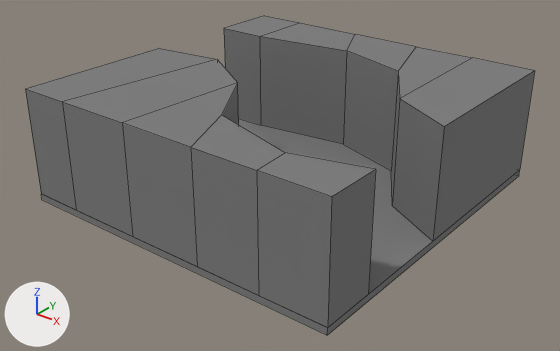
What one commit did to the FBX model Assets/Art/Models/Tiles/MDL_I-Floor_2.fbx.
The view is the same before and after, from a camera (50 mm lens) standing at (18.9, -24.2, 15.5) and looking at (0.2, -0.8, 0.9). Arrows for +X, +Y and +Z are at lower left; the lights stay in place. The first picture is the older version. Mesh edges are drawn as thin lines. Where no turn or scale is listed for an object, it has been applied to the vertices.

The scene before the commit, as lines of its bpy script (objects in view):
```python
me_cube = bpy.data.meshes.new('Cube')
me_cube.from_pydata(...)  # a box spanning x -7.5..7.5, y -7.5..7.5, z 0.0..0.3
me_cube.materials.append(mat_grey)  # grey #7b7b7b
me_cube_002 = bpy.data.meshes.new('Cube.002')
me_cube_002.from_pydata(...)  # 24 vertices, 18 faces; spans x -7.4..7.6, y -0.6..7.5, z 0.3..5.0
me_cube_002.materials.append(mat_grey)  # grey #7b7b7b
me_cube_011 = bpy.data.meshes.new('Cube.011')
me_cube_011.from_pydata(...)  # 24 vertices, 18 faces; spans x -7.4..7.6, y -7.5..0.2, z 0.3..5.0
me_cube_011.materials.append(mat_grey)  # grey #7b7b7b
ob_floor = bpy.data.objects.new('Floor', me_cube)
ob_floor.location = (0.0, 0.0, 0.0)
ob_i2_wall1 = bpy.data.objects.new('I2_wall1', me_cube_011)
ob_i2_wall1.location = (-0.07, 0.0, 0.0)
ob_i2_wall2 = bpy.data.objects.new('I2_wall2', me_cube_002)
ob_i2_wall2.location = (-0.07, 0.0, 0.0)
```
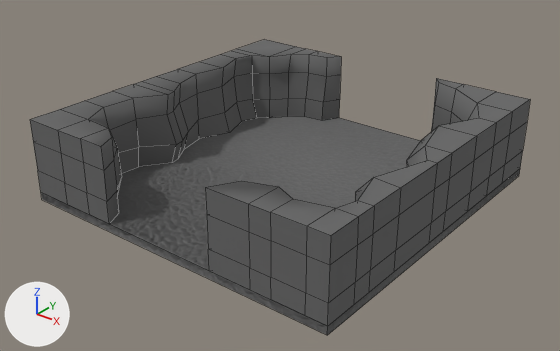
The newer file is also rescaled (x1.667) as a whole; pictures and numbers use the older file's frame.

Patch to the scene script:
```diff
--- a/Assets/Art/Models/Tiles/MDL_I-Floor_2.fbx.py
+++ b/Assets/Art/Models/Tiles/MDL_I-Floor_2.fbx.py
@@ img_tex_floor_normal_png @@
+img_tex_floor_normal_png = load_image('TEX_Floor_Normal.png', '../../Textures/Tiles/TEX_Floor_Normal.png', 2048, 2048, 'Non-Color')
@@ mat_floor @@
+mat_floor = bpy.data.materials.new('Floor')
+# colours: dark grey #666666
+# uses the picture img_tex_floor_normal_png
@@ mat_wall @@
+mat_wall = principled_material('Wall')
+mat_wall.base_color = (0.134, 0.134, 0.134)  # dark grey #666666
+mat_wall.roughness = 1.0
@@ me_cube @@
 # used by ob_floor; location = (0.0, 0.0, 0.0)
-me_cube.from_pydata(...)  # 8 vertices, 6 faces; spans x -7.5..7.5, y -7.5..7.5, z 0.0..0.3
+me_cube.from_pydata(...)  # 8 vertices, 6 faces; spans x -7.5..7.5, y -7.5..7.5, z 0.0..0.4
+# me_cube part 1: 6 faces spanning x -7.5..7.5, y -7.5..7.5, z 0.0..0.4 switch from mat_grey (grey #7b7b7b) to mat_floor
+# edits to the shape of me_cube do not show in these pictures
@@ me_cube_008 @@
+me_cube_008.from_pydata(...)  # 120 vertices, 118 faces; spans x 2.34..7.5, y -7.5..7.5, z 0.37..3.77
+me_cube_008.materials.append(mat_wall)  # dark grey #666666
@@ me_cube_009 @@
+me_cube_009.from_pydata(...)  # 144 vertices, 142 faces; spans x -7.5..-2.47, y -7.5..7.5, z 0.37..3.69
+me_cube_009.materials.append(mat_wall)  # dark grey #666666
@@ ob_i2_wall2 @@
-ob_i2_wall2 = bpy.data.objects.new('I2_wall2', me_cube_002)
-ob_i2_wall2.location = (-0.07, 0.0, 0.0)
@@ ob_i2_wall1 @@
-ob_i2_wall1 = bpy.data.objects.new('I2_wall1', me_cube_011)
-ob_i2_wall1.location = (-0.07, 0.0, 0.0)
@@ ob_i2_wall1_1 @@
+ob_i2_wall1_1 = bpy.data.objects.new('I2_Wall1', me_cube_008)
+ob_i2_wall1_1.location = (0.0, 0.0, 0.0)
@@ ob_i2_wall2_1 @@
+ob_i2_wall2_1 = bpy.data.objects.new('I2_Wall2', me_cube_009)
+ob_i2_wall2_1.location = (0.0, 0.0, 0.0)
```

Pixel boxes (x1, y1, x2, y2) of what changed, in the pictures (560 x 351 px):
'I2_wall1', deleted
    before: (25, 48, 376, 328)
'I2_wall2', deleted
    before: (224, 16, 535, 241)
'I2_Wall1', added
    after: (205, 78, 530, 326)
'Floor', reshaped
    before: (41, 119, 520, 335)
    after: (41, 116, 520, 335)
'I2_Wall2', added
    after: (30, 40, 341, 224)
